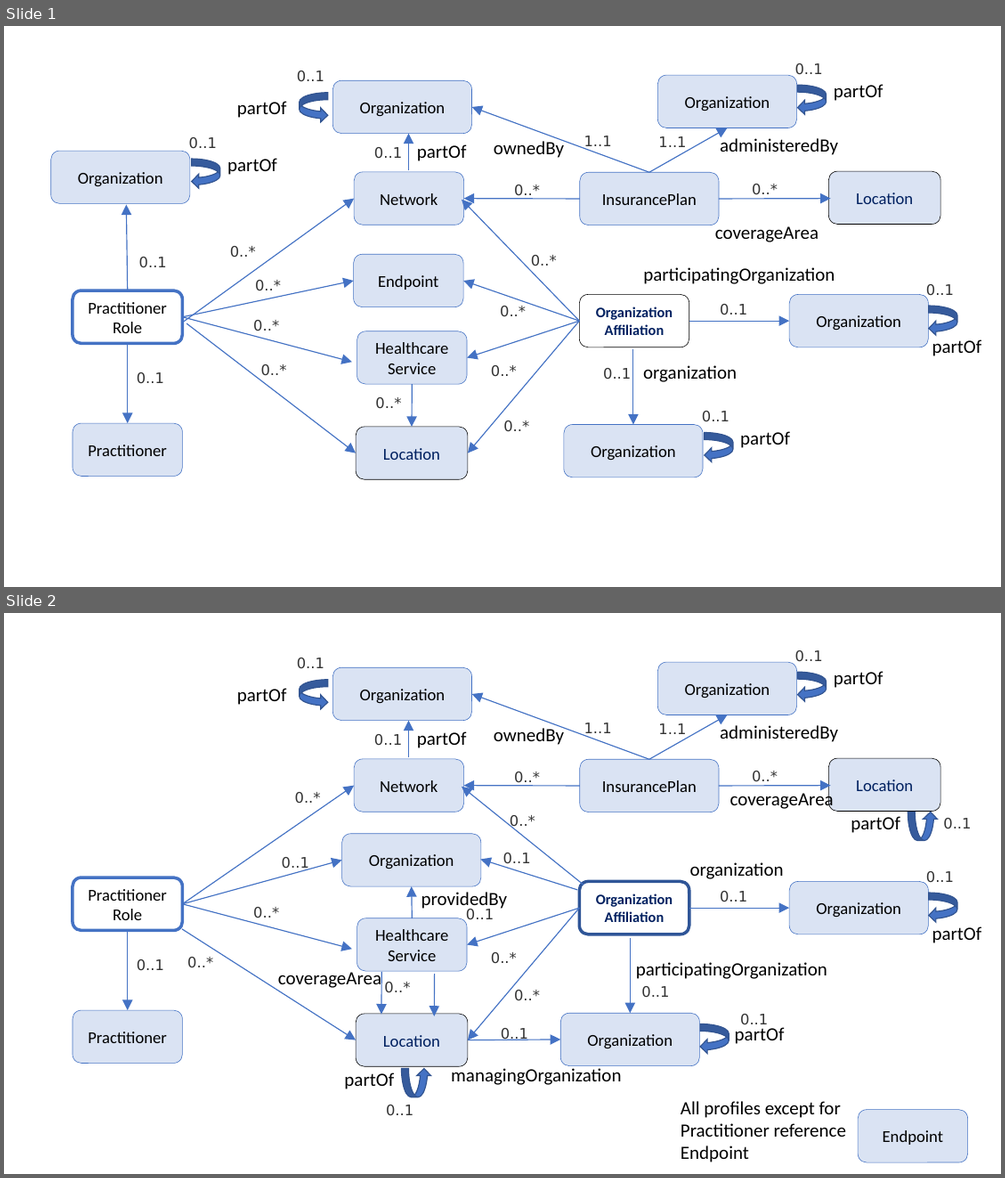
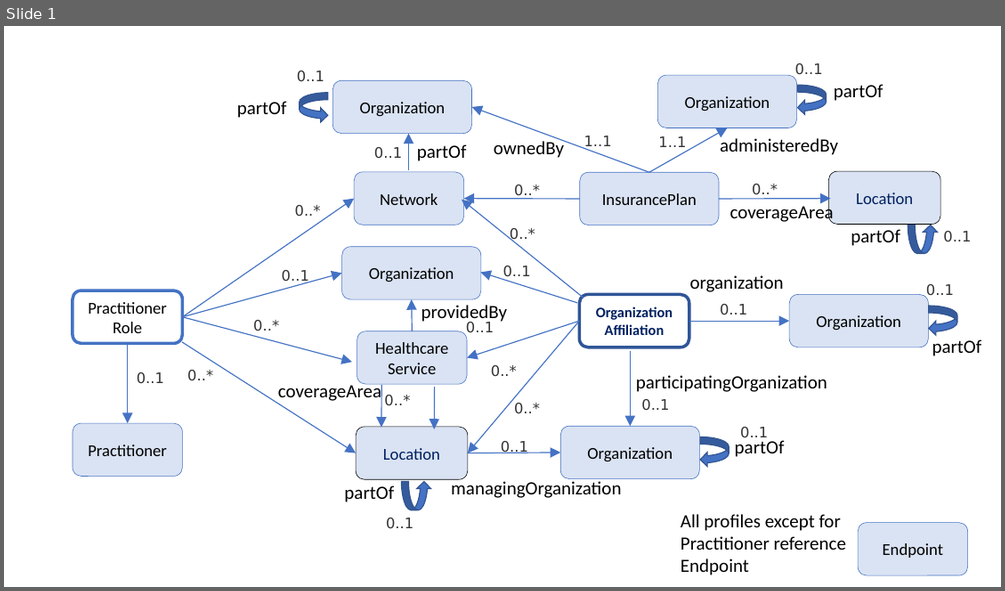
Before and after one commit to HL7/davinci-pdex-plan-net, a slide deck: fsh/ig-data/input/images/Figures.pptx. Shown one above the other, each under a label of ours: slides 1 and 2 before the commit, slide 1 after it. The pictures are 1005x1178 and 1005x591 pixels, drawn with LibreOffice and Linux fonts; fonts in the diff are those of the drawing. Boxes give left, top, right and bottom in pixels: in the first picture for what was removed or moved away, otherwise in the second. Text is boxed around its words. In the diff, an @@ line names an element or a change of style, - is before the commit and + after.

```diff
--- a/fsh/ig-data/input/images/Figures.pptx
+++ b/fsh/ig-data/input/images/Figures.pptx
@@ slide 1 removed at <box>4,26,1001,587</box>, background #FFFFFF @@
@@ text removed at <box>531,255,557,265</box> @@
-0..*
@@ group removed at <box>51,63,982,480</box>: 33 texts, 18 arrows, 14 rounded rectangles, 5 curved left arrows @@
-Organization Affiliation
-Healthcare Service
-Location
-Organization
-organization
-participatingOrganization
-0..*
-Endpoint
-0..*
-0..*
-Network
-0..*
-0..1
-Practitioner
-Role
-Practitioner
-0..1
-0..1
-0..*
-0..*
-partOf
-0..1
-0..*
-0..*
-Organization
-InsurancePlan
-partOf
-0..1
-ownedBy
-1..1
-Organization
-partOf
-0..1
-administeredBy
-1..1
-Organization
-0..1
-partOf
-0..1
-Organization
-partOf
-0..1
-partOf
-0..1
-Location
-coverageArea
-0..*
-0..*
@@ what was slide 2 is now slide 1 @@
```
Also in this commit, not shown: 1 slide changed, 5 other files.
